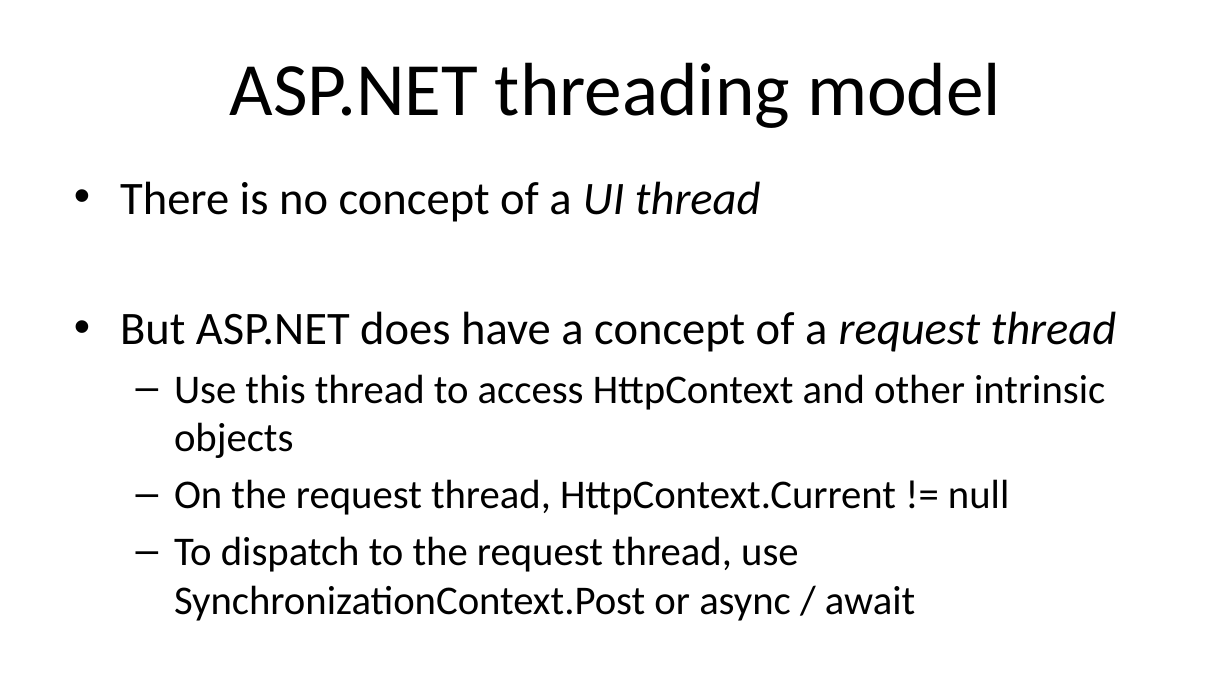
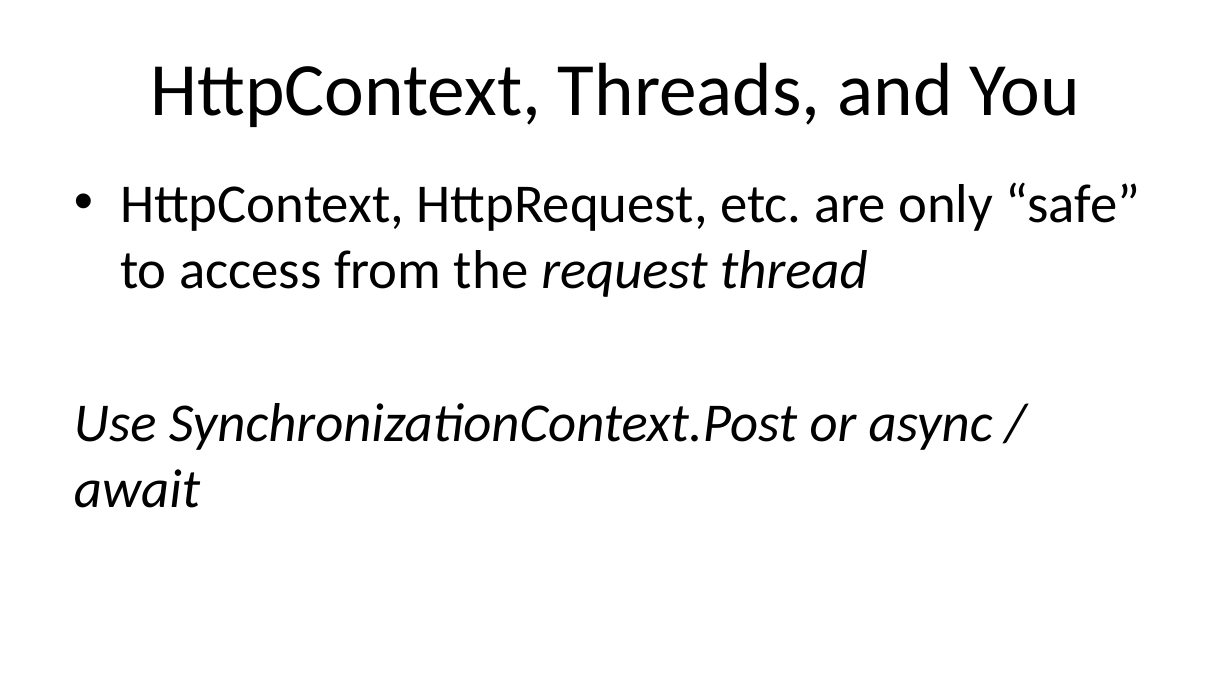
Before and after one commit to DamianEdwards/aspConf2012, a slide deck: slide 14 of slides.pptx. Drawn at 1232x693 pixels with LibreOffice and Linux fonts; fonts in the diff are those of the drawing. Boxes give left, top, right and bottom in pixels: in the first picture for what was removed or moved away, otherwise in the second. Text is boxed around its words. In the diff, an @@ line names an element or a change of style, - is before the commit and + after.

Commit message:
Update "Threading in ASP.NET" section

```diff
--- a/slides.pptx
+++ b/slides.pptx
@@ title at [151, 62, 1080, 127]: text changed @@
-ASP.NET threading model
+HttpContext, Threads, and You
@@ text at [74, 182, 1141, 508]: text changed; size 23.8 to 32 pt @@
-• There is no concept of a UI thread
-• But ASP.NET does have a concept of a request thread
-  – Use this thread to access HttpContext and other intrinsic objects
-  – On the request thread, HttpContext.Current != null
-  – To dispatch to the request thread, use SynchronizationContext.Post or async / await
+• HttpContext, HttpRequest, etc. are only “safe” to access from the request thread
+Use SynchronizationContext.Post or async / await
```
Also in this commit, not shown: 3 other slides changed.
